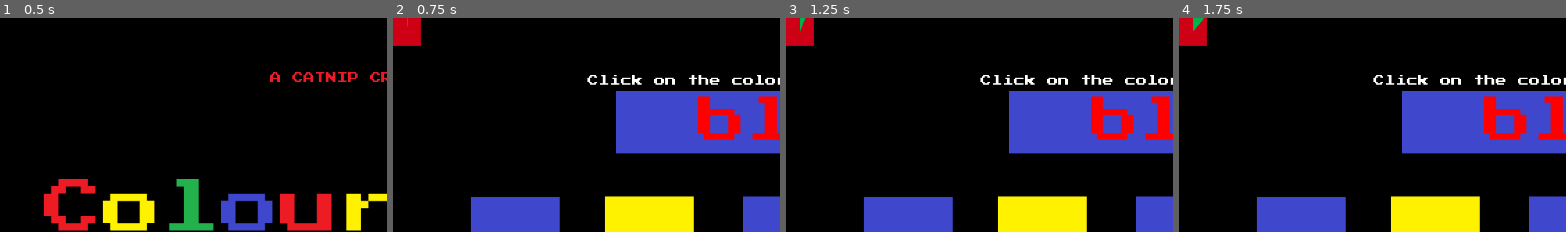
Above: before the commit, frames 1-4 (left to right).
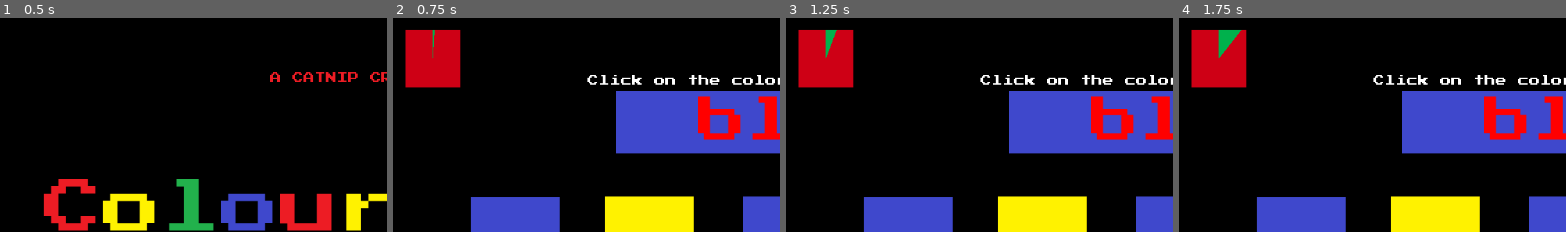
Above: after the commit, the same moments.

Repository: kwrightsk/game-jam-january-2026
Game: Godot game, scene res://Scenes/title_screen.tscn
The game is run twice, just before and just after one commit, with the same random seed, the same clock (stepped at 60 frames per second) and the same inputs.
Inputs (mouse positions are % of the whole screen's width and height, from its top left):
- Up to frame 1 (0.5 s): no input
- Up to frame 2 (0.75 s): click "PLAY" at 0.5 s
- Up to frame 3 (1.25 s): no input
- Up to frame 4 (1.75 s): tap Enter at 1.25 s; move the mouse to (52, 24) at 1.27 s; press the mouse at (52, 24) at 1.28 s
The pictures show only the part of the screen within x 0-50%, y 0-50%; the shares and areas given below are measured in that part.

Frame 1 is identical in both runs. In frame 2, 4.3% of the frame differs, in the area x 0-18%, y 0-33%; in frame 3, 4.3%; in frame 4, 4.3%.

Commit message:
timer is bigger

Diff:
--- a/Scenes/main_level.tscn
+++ b/Scenes/main_level.tscn
@@ -49,8 +49,10 @@
 visibility_layer = 519
 z_index = 1
 z_as_relative = false
-offset_right = 40.0
-offset_bottom = 40.0
+offset_left = 18.0
+offset_top = 17.0
+offset_right = 97.0
+offset_bottom = 100.0
 fill_mode = 4
 nine_patch_stretch = true
 texture_under = ExtResource("6_oaxbp")
Not shown: 1 places in Scenes/interactable_colour.tscn that only renumber resources
Not shown: 1 places in Scenes/main_level.tscn that only renumber resources
Not shown: 1 places in Scenes/simon_says_level.tscn that only renumber resources
Not shown: 1 places in Scenes/title_screen.tscn that only renumber resources
Not shown: 1 places in main_level.tscn that only renumber resources
